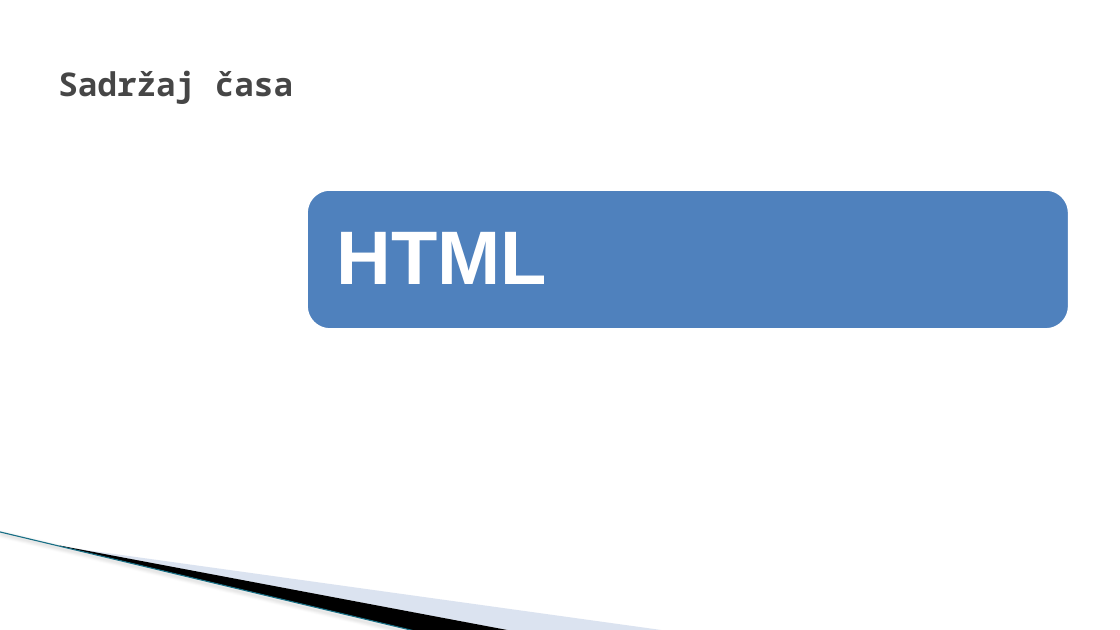
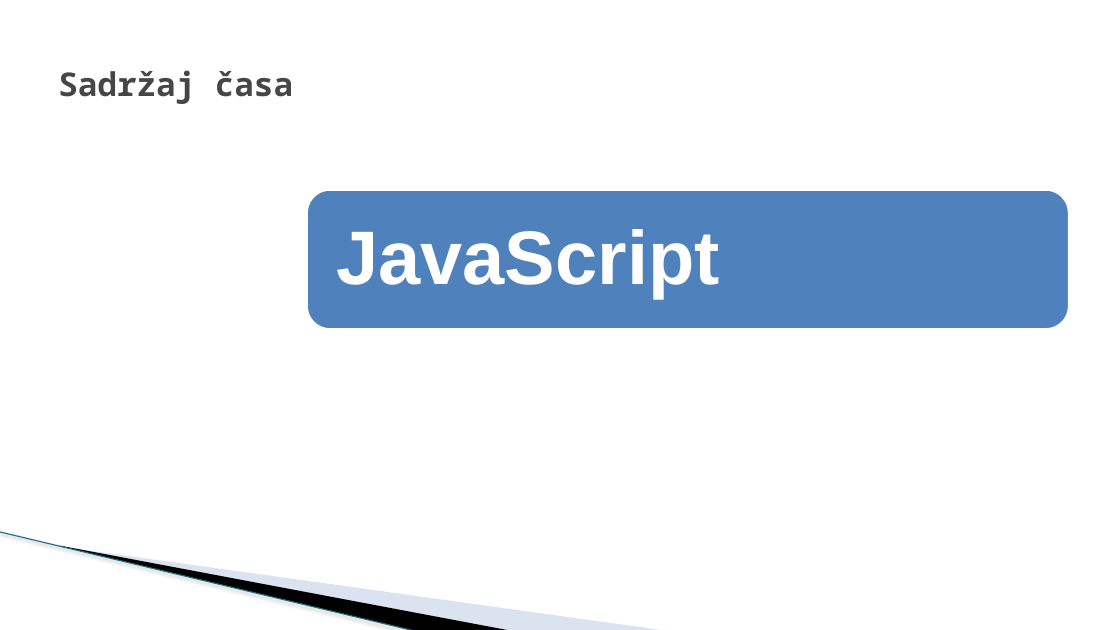
Before and after one commit to todalexcode/kurs-front-end, a slide deck: slide 2 of sesija-34/PPT/Front-End Developer-34.pptx. Drawn at 1120x630 pixels with LibreOffice and Linux fonts; fonts in the diff are those of the drawing; background and template pictures are left out. Boxes give left, top, right and bottom in pixels: in the first picture for what was removed or moved away, otherwise in the second. Text is boxed around its words. In the diff, an @@ line names an element or a change of style, - is before the commit and + after.

```diff
--- a/sesija-34/PPT/Front-End Developer-34.pptx
+++ b/sesija-34/PPT/Front-End Developer-34.pptx
@@ text at box(336, 229, 719, 298): text changed @@
-HTML
+JavaScript
```
Also in this commit, not shown: 1 other slide changed, 1 slide added, 1 slide removed, 4 other files.
